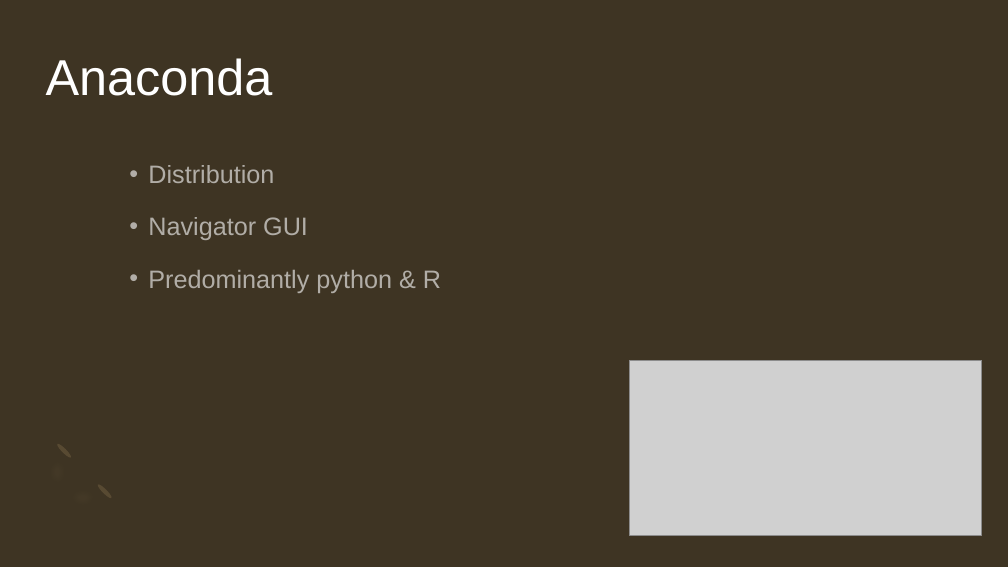
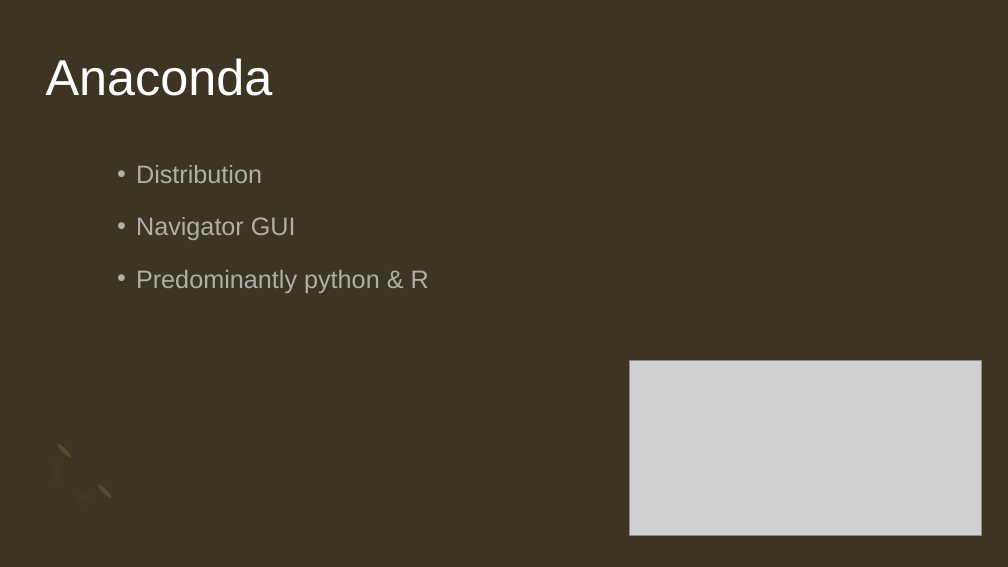
Before and after one commit to JoanneStasiak/JupyterNotebook, a slide deck: slide 6 of Github and jupyter.pptx. Drawn at 1008x567 pixels with LibreOffice and Linux fonts; fonts in the diff are those of the drawing; grey boxes stand for pictures. Boxes give left, top, right and bottom in pixels: in the first picture for what was removed or moved away, otherwise in the second. Text is boxed around its words. In the diff, an @@ line names an element or a change of style, - is before the commit and + after.

```diff
--- a/Github and jupyter.pptx
+++ b/Github and jupyter.pptx
@@ text "Distribution": place and size @@
-text "Distribution" at (148,165,441,293)
+text "Distribution" at (136,165,429,293)
```
Also in this commit, not shown: 4 other slides changed, 2 other files.
